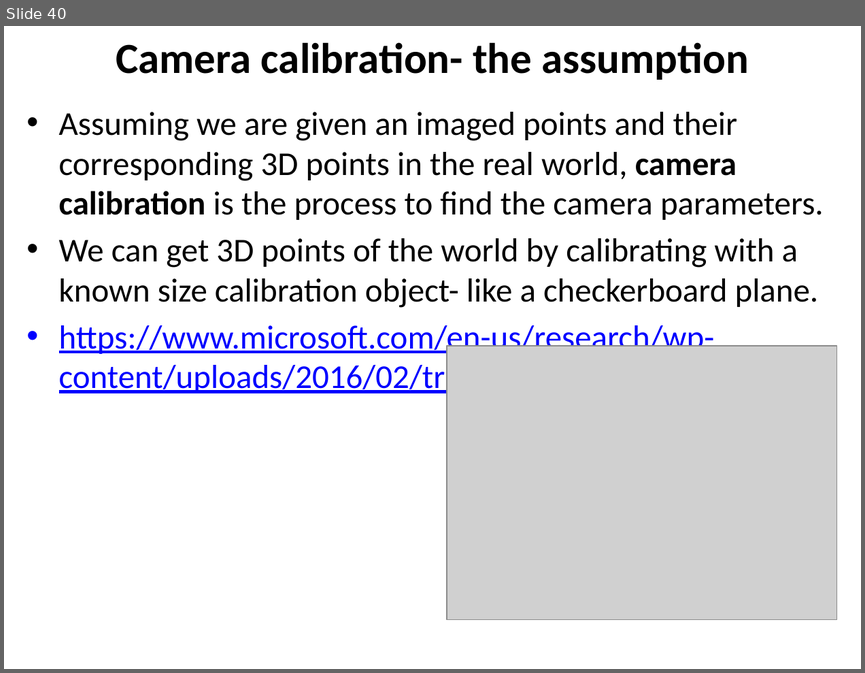
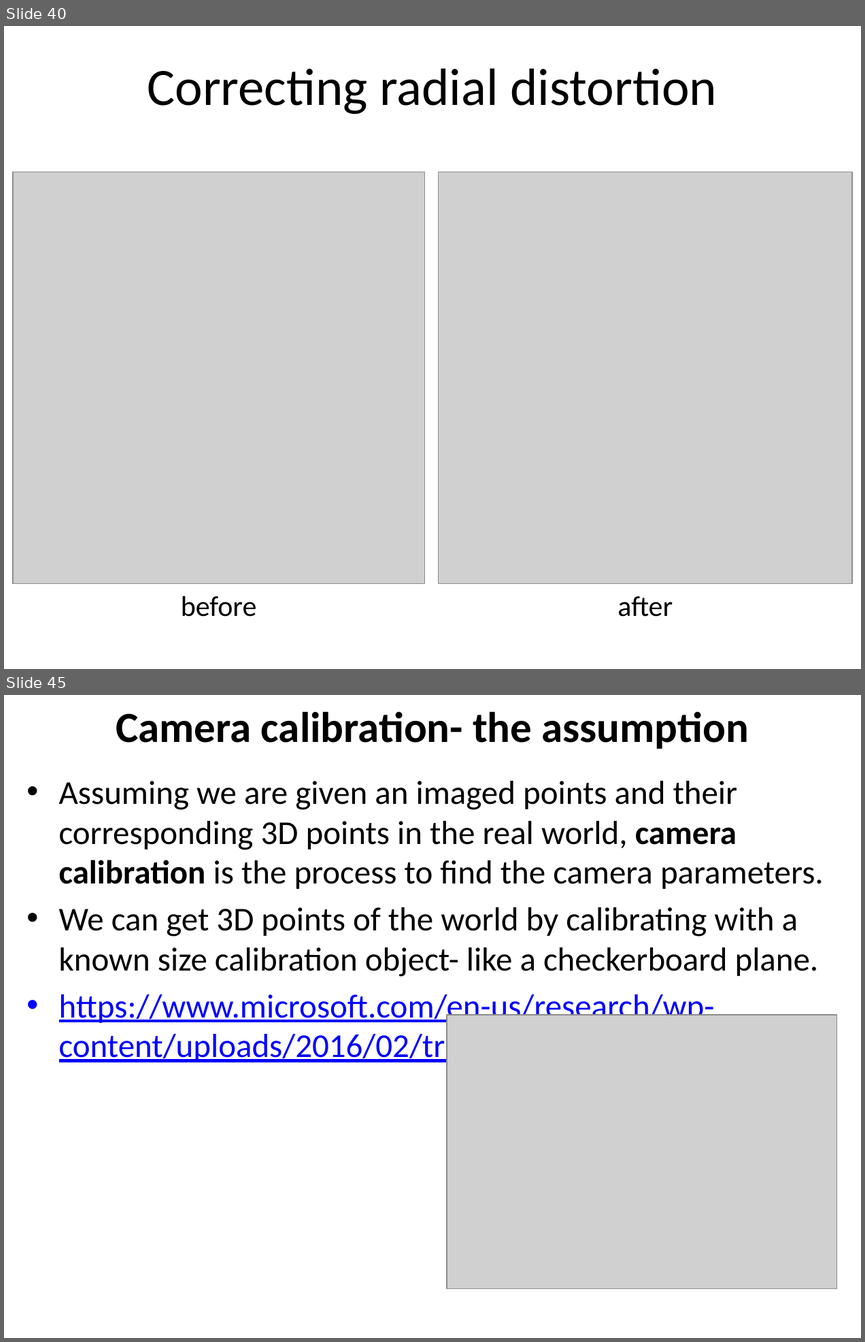
Before and after one commit to YoniChechik/AI_is_Math, a slide deck: c_07_camera_calibration/camera calibration.pptx. Shown one above the other, each under a label of ours: slide 40 before the commit, slides 40 and 45 after it; the slides between them are not shown. The pictures are 865x673 and 865x1342 pixels, drawn with LibreOffice and Linux fonts; fonts in the diff are those of the drawing; grey boxes stand for pictures. Boxes give left, top, right and bottom in pixels: in the first picture for what was removed or moved away, otherwise in the second. Text is boxed around its words. In the diff, an @@ line names an element or a change of style, - is before the commit and + after.

```diff
--- a/c_07_camera_calibration/camera calibration.pptx
+++ b/c_07_camera_calibration/camera calibration.pptx
@@ slide 40 added at <box>4,26,861,669</box>, background #FFFFFF @@
@@ text added at <box>147,68,717,114</box>, 44 pt, text #000000 @@
+Correcting radial distortion
@@ picture added at <box>13,172,425,584</box> @@
@@ picture added at <box>439,172,852,584</box> @@
@@ text added at <box>181,595,257,616</box>, 24 pt, text #000000 @@
+before
@@ text added at <box>617,596,672,616</box>, 24 pt, text #000000 @@
+after
@@ what was slide 40 is now slide 45 @@
```
Also in this commit, not shown: 3 slides changed, 5 other slides added, 1 slide removed, 18 other files.
